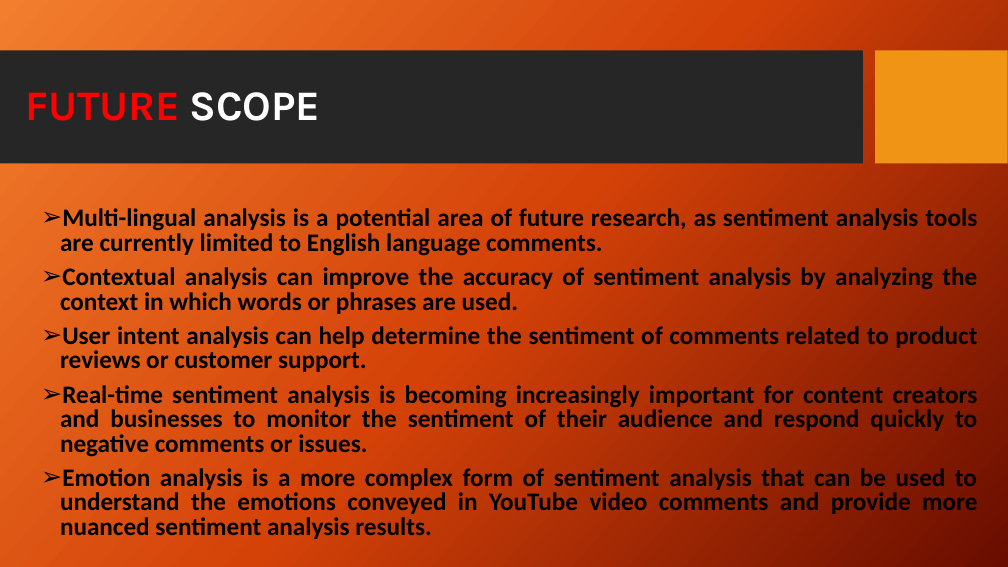
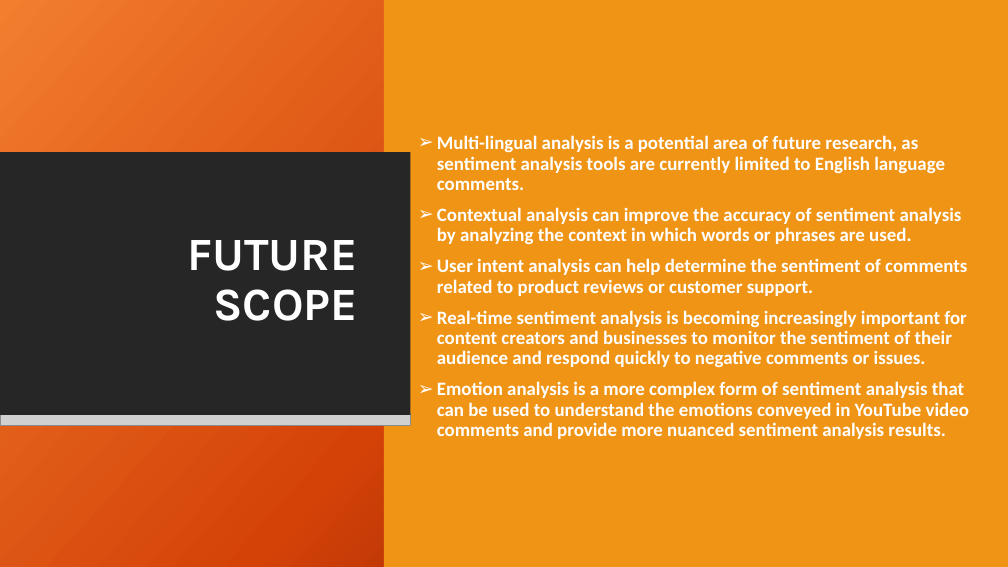
Before and after one commit to Rachel2302/Behind_the_Likes, a slide deck: slide 41 of Data_mining_final-group 5.pptx (slide 40 before the commit). Drawn at 1008x567 pixels with LibreOffice and Linux fonts; fonts in the diff are those of the drawing; grey boxes stand for pictures; background and template pictures are left out. Boxes give left, top, right and bottom in pixels: in the first picture for what was removed or moved away, otherwise in the second. Text is boxed around its words. In the diff, an @@ line names an element or a change of style, - is before the commit and + after.

```diff
--- a/Data_mining_final-group 5.pptx
+++ b/Data_mining_final-group 5.pptx
@@ rectangle added at box(0, 0, 1008, 567), fill gradient #F18031 to #D54209 to #6A0D00 @@
@@ rectangle added at box(384, 0, 1008, 567), fill #F09415 @@
@@ text "Multi-lingual analysis is a potential ...": place and size @@
-text "Multi-lingual analysis is a potential ..." at box(60, 208, 978, 539)
+text "Multi-lingual analysis is a potential ..." at box(437, 135, 969, 439)
@@ text "Multi-lingual analysis is a potential ..." at box(437, 135, 969, 439): size 24 to 18 pt, text colour #000000 to #FFFFFF; alignment justified to left; line spacing 0.8 to 0.9; vertical alignment top to middle @@
@@ rectangle added at box(0, 152, 411, 415), fill #262626 @@
@@ title "FUTURE SCOPE": place and size @@
-title "FUTURE SCOPE" at box(26, 92, 320, 121)
+title "FUTURE SCOPE" at box(187, 240, 358, 321)
@@ title "FUTURE SCOPE" at box(187, 240, 358, 321): size 40 to 44 pt; text colour #FF0000 to #FFFFFF in "FUTURE"; alignment left to right @@
@@ picture added at box(0, 414, 411, 426) @@
```
Also in this commit, not shown: 16 other slides changed, 4 slides added, 3 slides removed.
